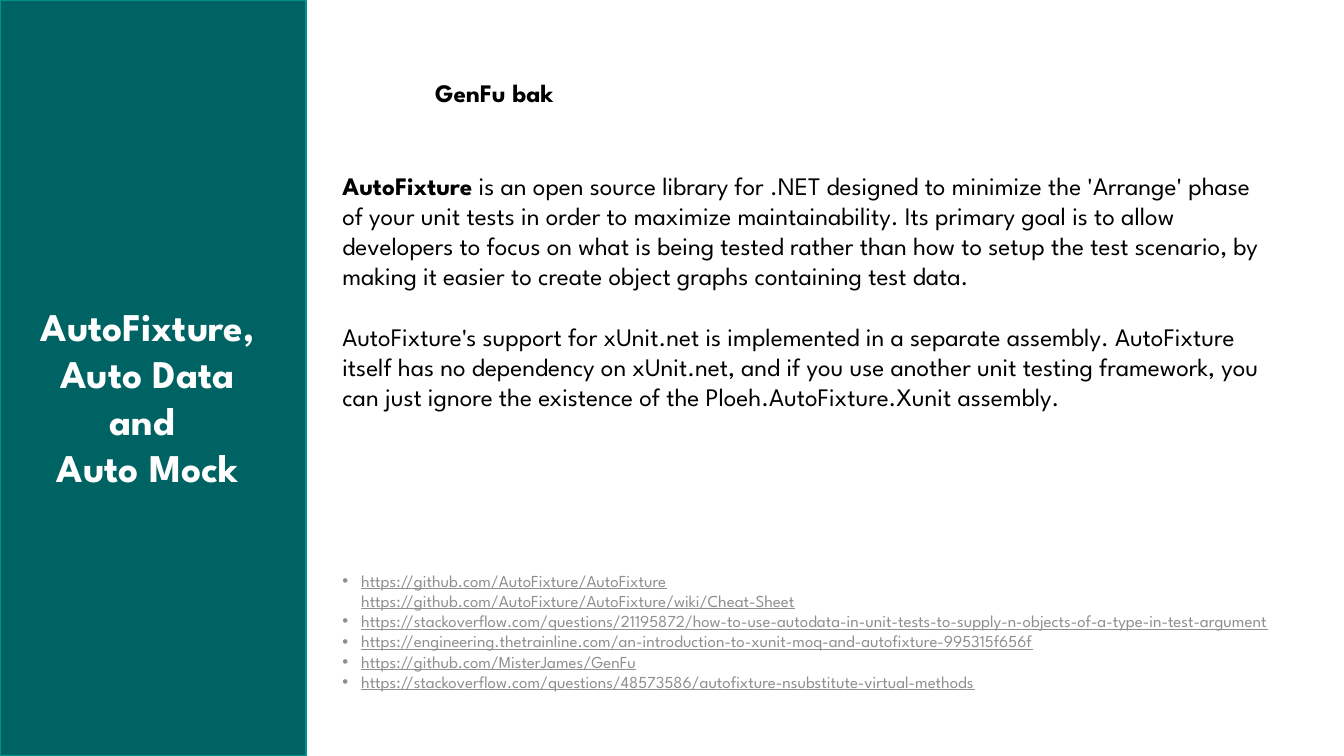
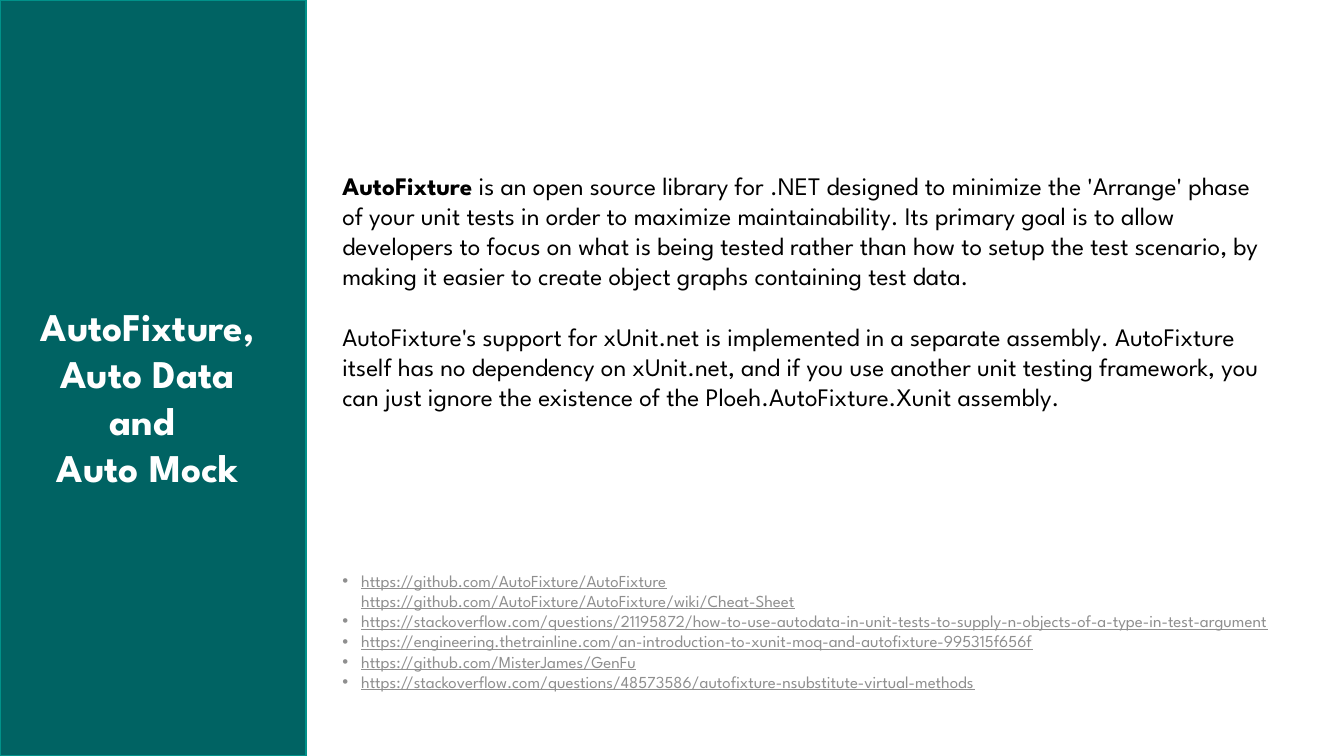
Before and after one commit to arifcakir/dotnettest, a slide deck: slide 72 of TestingAndBestPractices.pptx (slide 66 before the commit). Drawn at 1344x756 pixels with LibreOffice and Linux fonts; fonts in the diff are those of the drawing. Boxes give left, top, right and bottom in pixels: in the first picture for what was removed or moved away, otherwise in the second. Text is boxed around its words. In the diff, an @@ line names an element or a change of style, - is before the commit and + after.

```diff
--- a/TestingAndBestPractices.pptx
+++ b/TestingAndBestPractices.pptx
@@ text removed at bbox=[435, 84, 553, 103] @@
-GenFu bak
```
Also in this commit, not shown: 2 other slides changed, 12 slides added, 2 slides removed, 1 other file.
